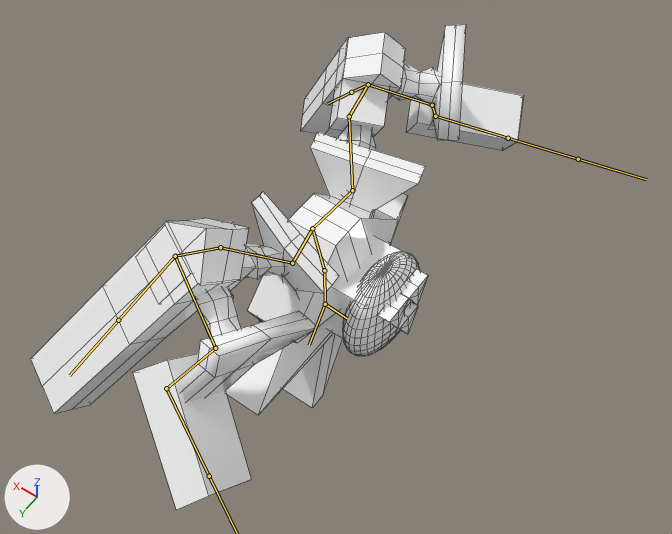
One commit to the FBX model Resources/enemyfanneru/enemyfanneru.fbx: the scene before it, then after it.
The view is the same before and after, from a 50 mm lens placed at (-6.01, 7.98, 15.4), pointed at (-0.31, -0.01, 2.86). Arrows for +X, +Y and +Z are at lower left; the lights stay in place. Both versions are drawn at frame 13 of the action 'アーマチュア|アーマチュア|アーマチュア|アーマチュア|アー'; the numbers are the values there. The bones that bend it are drawn over the model as lines. Mesh edges are drawn as thin lines.

In view in the first picture: '立方体.006_立方体.015'.
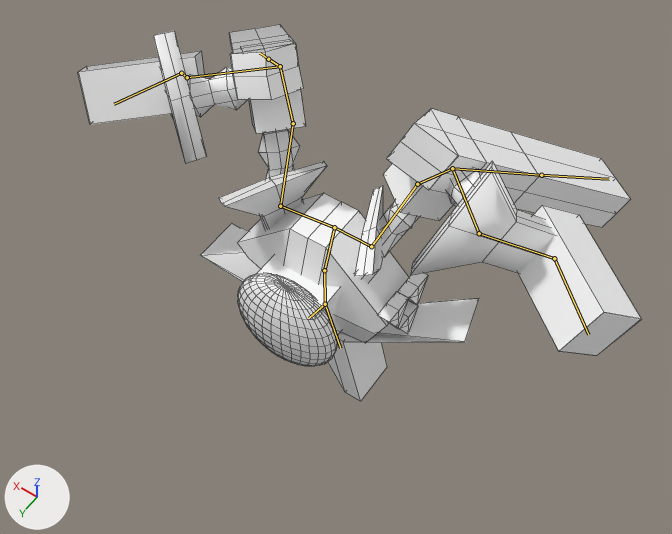
What differs and where, as boxes [x1, y1, x2, y2] in the pictures (672 x 534 px):
'立方体.006_立方体.015', posed (14% wider, 22% shorter)
    before: [31, 24, 524, 510]
    after: [78, 24, 642, 401]
bone 'Bone.006', root to tip
    before: (352, 190) to (349, 116)
    after: (371, 246) to (417, 184)
bone 'Bone.011', root to tip
    before: (292, 263) to (220, 247)
    after: (280, 206) to (293, 123)
bone 'Bone.019', root to tip
    before: (215, 348) to (166, 388)
    after: (187, 77) to (181, 73)
bone 'Bone.002', root to tip
    before: (325, 304) to (309, 345)
    after: (325, 304) to (309, 318)
bone 'Bone.003', root to tip
    before: (325, 304) to (347, 318)
    after: (325, 304) to (340, 348)

The edits, one by one:
Bone 'Bone' (bone_bone) turns from (0, 0, 0) to (0, -89, 0) degrees about its own x, y and z.
Bone 'Bone.006' (bone_bone_006) turns from (-34, 5, -32) to (-56, -10, -46) degrees about its own x, y and z.
Bone 'Bone.011' (bone_bone_011) turns from (38, -5, -23) to (55, 14, -38) degrees about its own x, y and z.
Bone 'Bone.019' (bone_bone_019) turns from (-16, 1, 0) to (-8, 0, 0) degrees about its own x, y and z.
Bone 'Bone.002' (bone_bone_002) turns from (0, 0, 0) to (-61, 63, -88) degrees about its own x, y and z.
Bone 'Bone.003' (bone_bone_003) turns from (0, 0, 0) to (-58, 60, -88) degrees about its own x, y and z.
